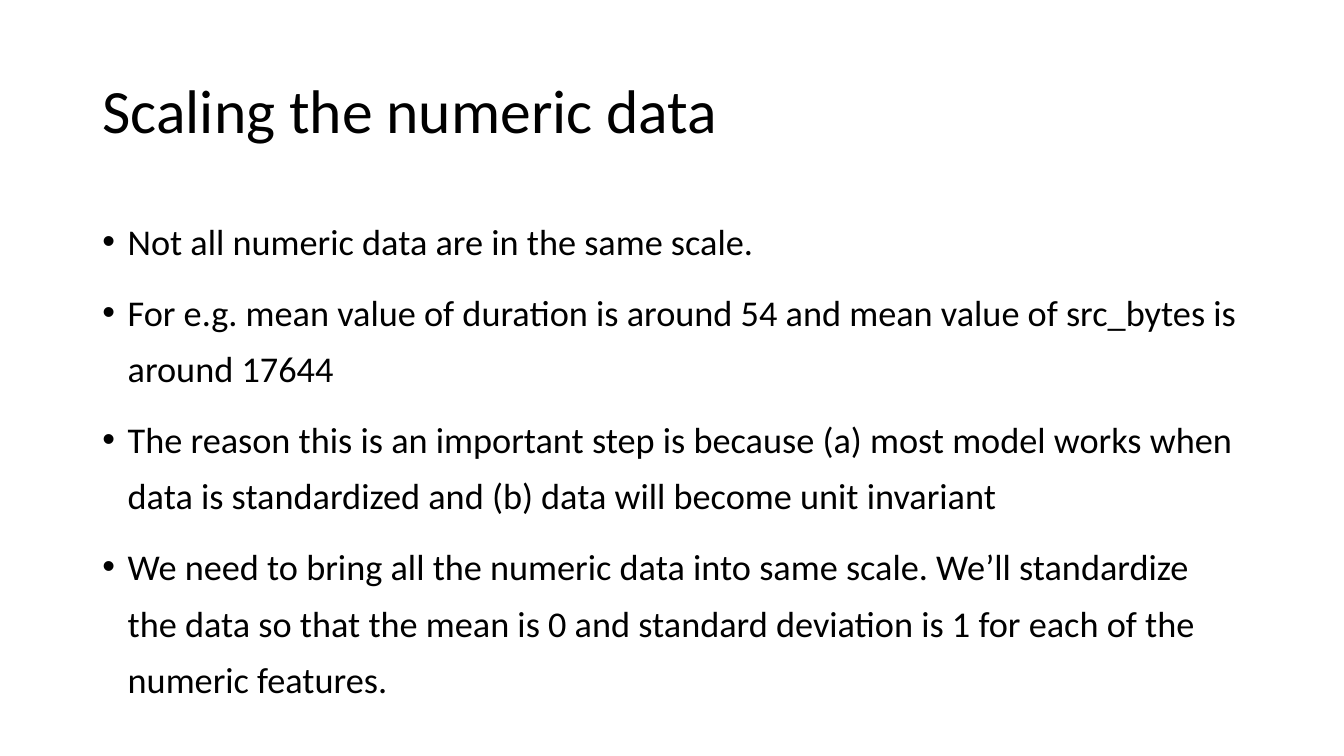
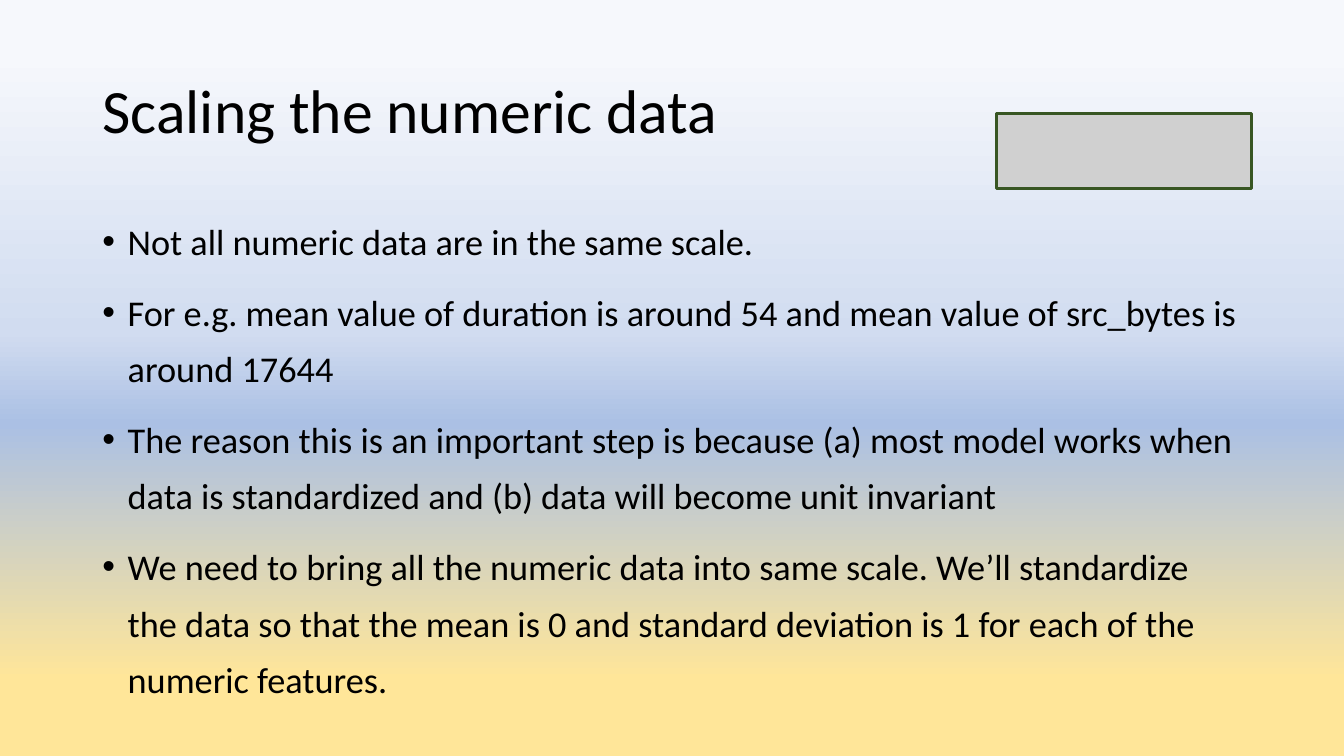
Before and after one commit to anujshr15/-MINOR-PROJECT--Intrusion-Detection-System-, a slide deck: slide 22 of Minor Project presentation.pptx (slide 21 before the commit). Drawn at 1344x756 pixels with LibreOffice and Linux fonts; fonts in the diff are those of the drawing; grey boxes stand for pictures. Boxes give left, top, right and bottom in pixels: in the first picture for what was removed or moved away, otherwise in the second. Text is boxed around its words. In the diff, an @@ line names an element or a change of style, - is before the commit and + after.

```diff
--- a/Minor Project presentation.pptx
+++ b/Minor Project presentation.pptx
@@ background #FFFFFF to gradient #F6F8FC to #D1DCF0 to #ABC0E4 to #FFE699 @@
@@ picture added at (996, 113, 1251, 188) @@
```
Also in this commit, not shown: 41 other slides changed, 6 slides added, 1 slide removed, 1 other file.
